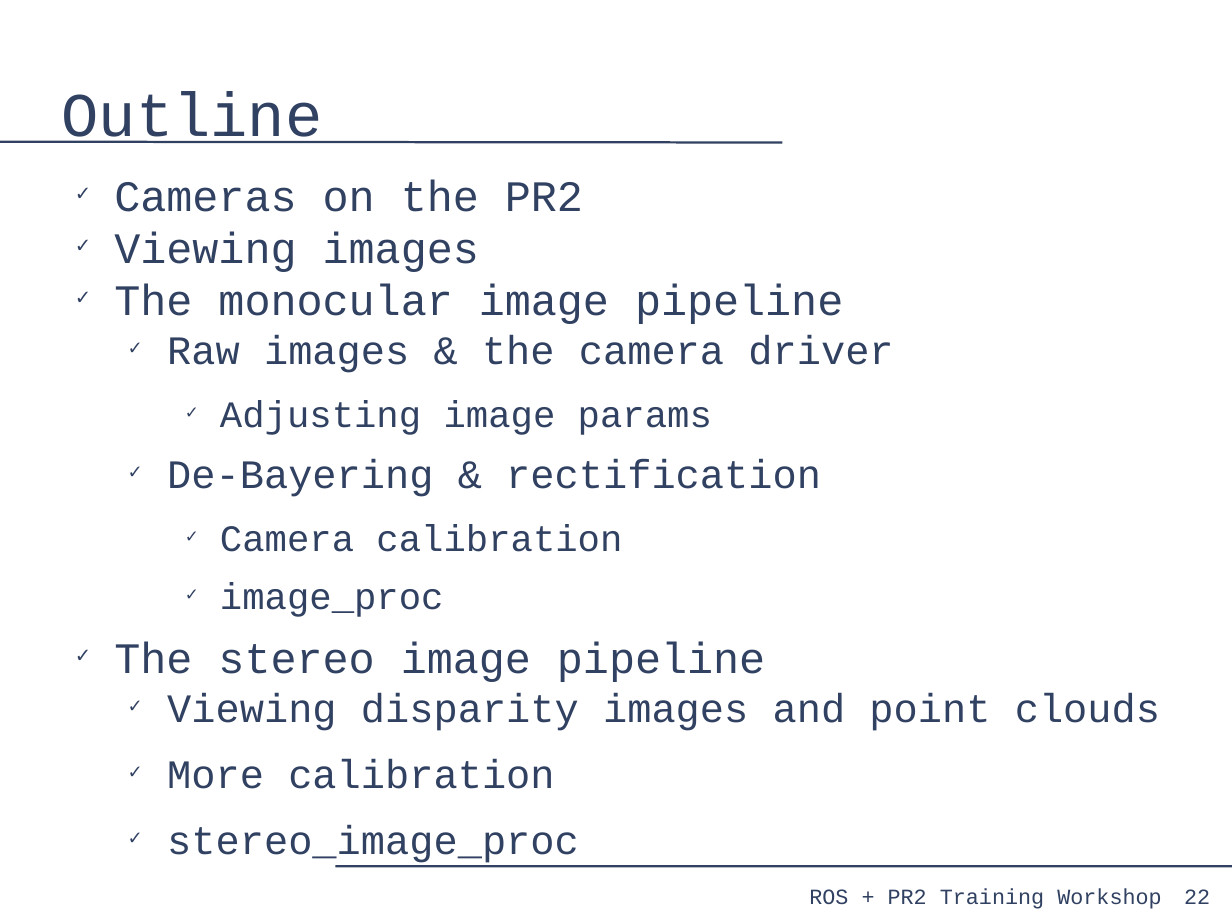
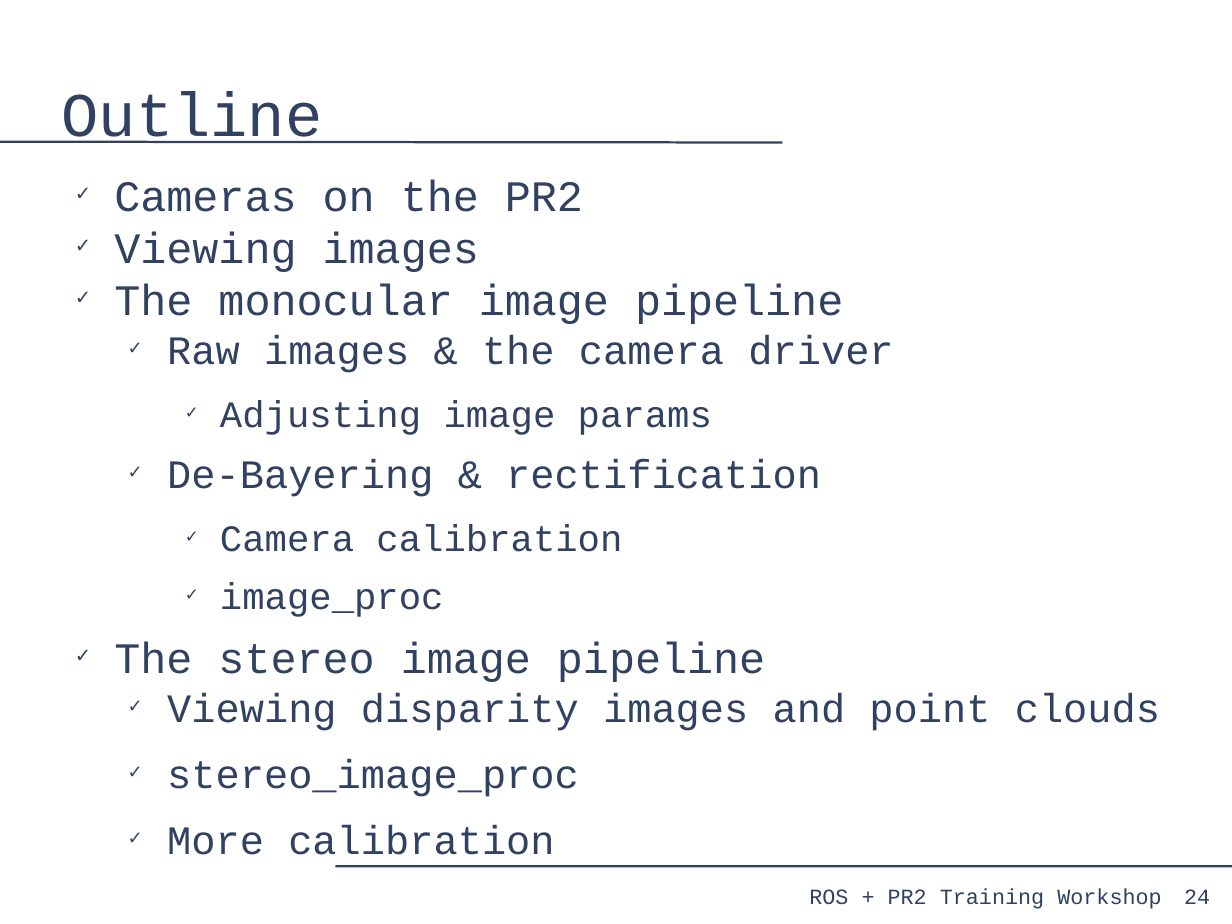
Before and after one commit to PR2/pr2_docs, a slide deck: slide 24 of pr2_training_workshop/processing_camera_data/slides.odp (slide 22 before the commit). Drawn at 1232x924 pixels with LibreOffice and Linux fonts; fonts in the diff are those of the drawing. Boxes give left, top, right and bottom in pixels: in the first picture for what was removed or moved away, otherwise in the second. Text is boxed around its words. In the diff, an @@ line names an element or a change of style, - is before the commit and + after.

```diff
--- a/pr2_training_workshop/processing_camera_data/slides.odp
+++ b/pr2_training_workshop/processing_camera_data/slides.odp
@@ text at [167,759,579,797]: paragraph added @@
+  ✓ stereo_image_proc
@@ text at [167,825,579,866]: paragraph removed @@
-  ✓ stereo_image_proc
@@ page number at [1184,889,1210,904]: text changed @@
-22
+24
```
Also in this commit, not shown: 17 other slides changed, 2 slides added.
